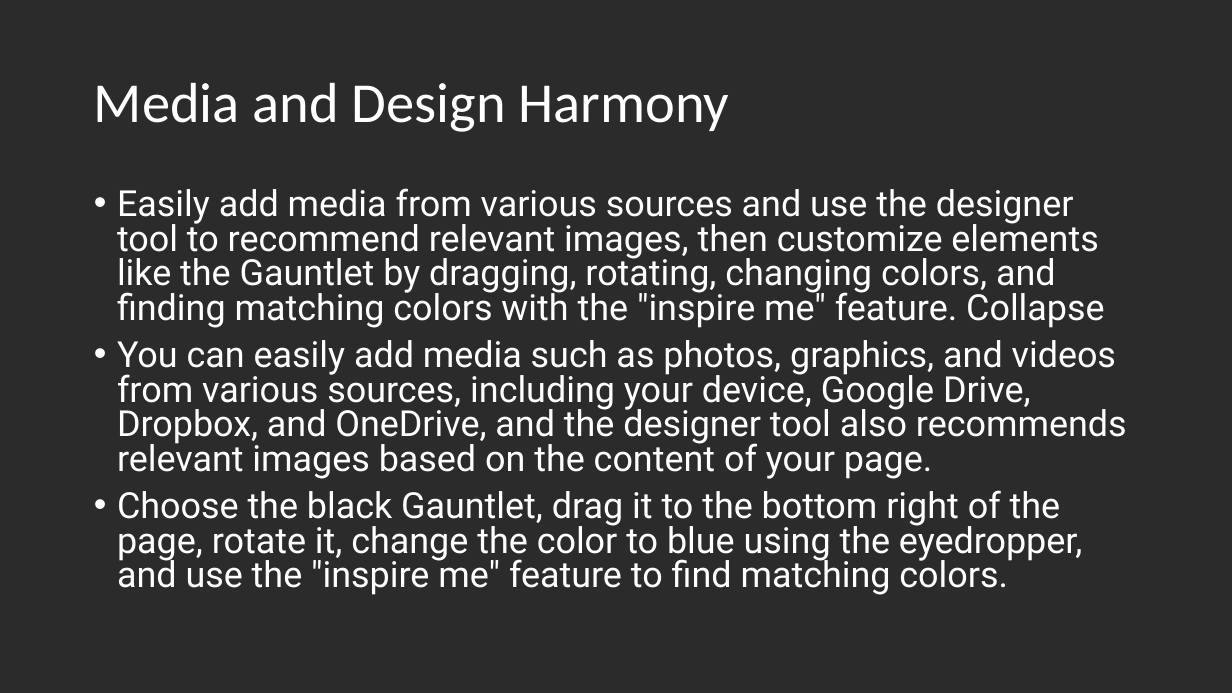
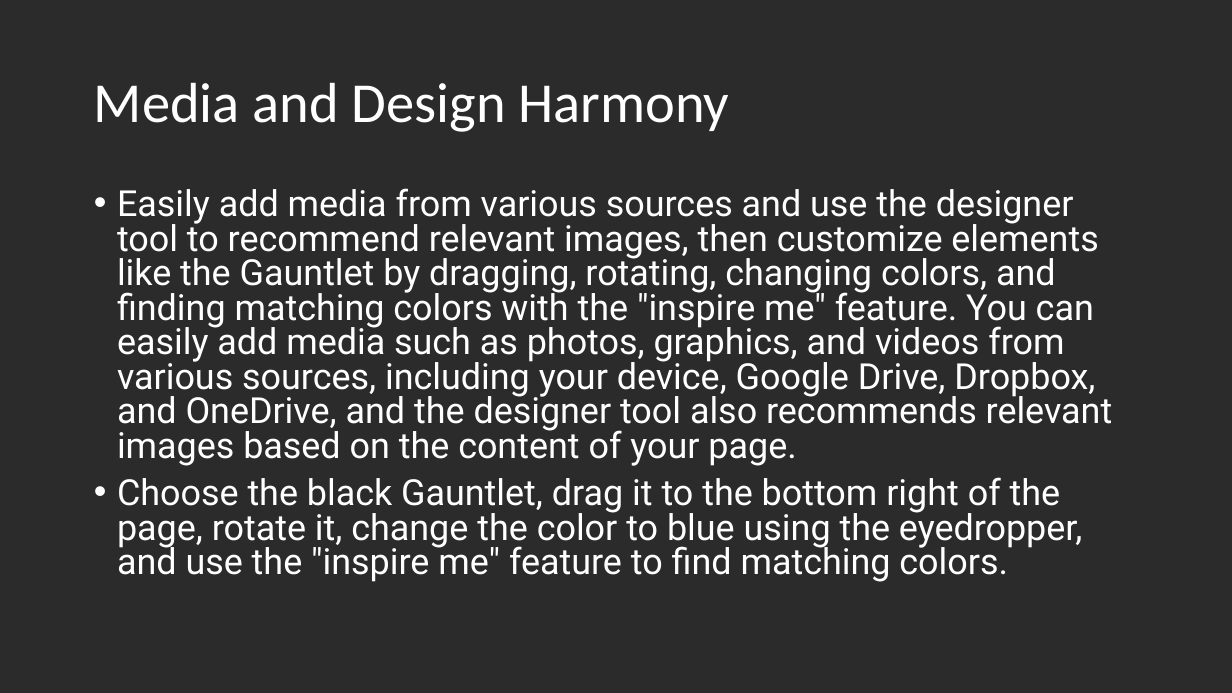
Before and after one commit to aurimas13/Pazink-Dirbtini-Intelekta, a slide deck: slide 7 of Paskaitos/LIKTA_AI_3rd_Webinar_Azure_ML_Designer_Lithuanian.pptx. Drawn at 1232x693 pixels with LibreOffice and Linux fonts; fonts in the diff are those of the drawing; background and template pictures are left out; a plain dark background stands for a picture behind light text. Boxes give left, top, right and bottom in pixels: in the first picture for what was removed or moved away, otherwise in the second. Text is boxed around its words. In the diff, an @@ line names an element or a change of style, - is before the commit and + after.

```diff
--- a/Paskaitos/LIKTA_AI_3rd_Webinar_Azure_ML_Designer_Lithuanian.pptx
+++ b/Paskaitos/LIKTA_AI_3rd_Webinar_Azure_ML_Designer_Lithuanian.pptx
@@ text at box(117, 188, 1113, 466): text changed @@
-• Easily add media from various sources and use the designer tool to recommend relevant images, then customize elements like the Gauntlet by dragging, rotating, changing colors, and finding matching colors with the "inspire me" feature. Collapse
-• You can easily add media such as photos, graphics, and videos from various sources, including your device, Google Drive, Dropbox, and OneDrive, and the designer tool also recommends relevant images based on the content of your page.
+• Easily add media from various sources and use the designer tool to recommend relevant images, then customize elements like the Gauntlet by dragging, rotating, changing colors, and finding matching colors with the "inspire me" feature. You can easily add media such as photos, graphics, and videos from various sources, including your device, Google Drive, Dropbox, and OneDrive, and the designer tool also recommends relevant images based on the content of your page.
```
Also in this commit, not shown: 3 other files.
